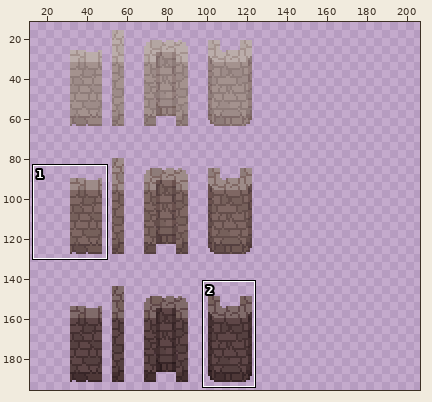
Sprite sheet, stored at Assets/Resources/Sprites/Buildings/CobblestoneWall.png. Above, an overview of the earlier version with the close-up marked.
Close-up. Earlier state:
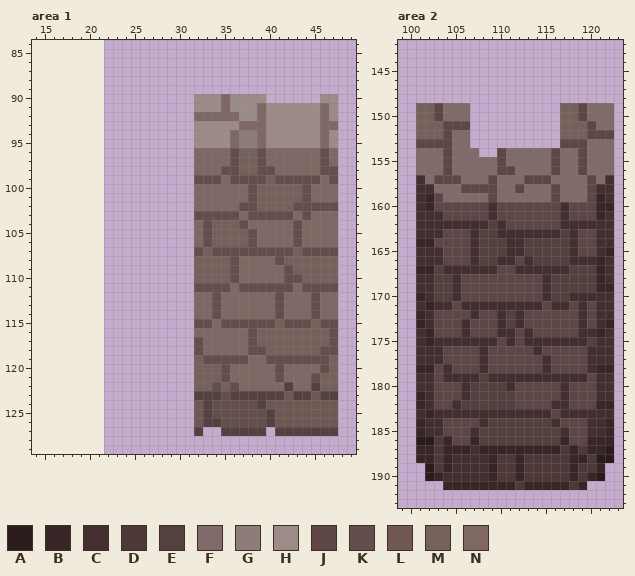
The file is 112x199 pixels. Pixels under 10% opacity are left out. Colours within 5 levels of each other are drawn and written as one. Shown: area 1: x 14..49, y 84..129; area 2: x 99..123, y 142..193. The old version is drawn lined up with the new one, on the new canvas. The wide view leaves out empty margins. The commit also changed other parts of the picture, which this record leaves out.
Palette (. is transparent): A #2a1b1d  B #372527  C #432f30  D #4e3838  E #554040  F #806b6a  G #8e7c79  H #9d8b88  J #5e4647  K #644e4b  L #6f5853  M #76605b  N #7f6763
Pixels before, area 1, first column x 32:
 90 HHHNHHHH......HH
 91 HHHNHHHNHHHHHHNH
 92 NNNNNHHNHHHHHHNH
 93 HHHHHNNNHHHHHHNN
 94 HHHHNGGNHHHHHHNH
 95 HHHHNGGNHHHHHHNH
 96 NNNNKMMKNNNNNNKN
 97 NNNNKMMKNNNNNNKN
 98 NNNKKMMKKNNNNNKK
 99 KKKNKKKKMKKKKKNK
100 NNNNNNKMMMMMKNNN
101 NNNNNNKMMMMMKNNN
102 NNNNNKKMMMMKKKKK
103 KKKKKNKKKKKNKNNN
104 NKMMMKNNNNNKNNNN
105 NKMMMMKNNNNKNNNN
106 NKMMMMKNNNNKNNNN
107 KMKKKKKKKKKMKKKK
108 MMMMKNNNNKMMMMMM
109 MMMMKNNNNNKMMMMM
110 MMMMKNNNNNKKMMMM
111 KKKKNKKKKKKNKKKK
112 NNKNNNNNNKNNNKNN
113 NNKNNNNNNKNNNKNN
114 NNKNNNNNNKNNNKNN
115 KKNKKKKKKMKKKMKK
116 NNNNNNKMMMMMMMMK
117 KNNNNNKMMMMMMMMK
118 KNNNNNKKMMMMMMKK
119 MKKKKKNNKKKKKKKM
120 MMMKNNNNNKNNNNKM
121 MMMKNNNNNKNNNKMM
122 MMKMKNNNNNENNEMM
123 EEEKEEEEEELEELEE
124 LEKKKKKELLLLLLLL
125 LEKKKKKKELLLLLLL
126 LEEKKKKKELLLLLLL
127 E..EEEEE.EEEEEEE
Pixels before, area 2, first column x 101:
149 MMJFFF..........MMJFFF
150 MMJFFF..........MMJFFF
151 MMMJJJ..........MMMJFF
152 MMMJFF..........MMMJJJ
153 JJJJFF..........JJJFFF
154 FFFJFFF..JFFFFFJFFJFFF
155 FFFJFFFFFJFFFFFJFFJFFF
156 FFFJFFFFFJJFFFFJFFJFFF
157 CFJJJFFFJFFFJJJFFFFJFC
158 CCFFFJJJJFFJFFFJFFFJCC
159 CBJFFFFFJFFFFFFJFFFJBC
160 CBJJJJJJCJJJJJJJCJJJBB
161 CCCJJJJJCJJJJJJJCJJJBC
162 CCCCCCCCECJJJJJJCCCCCC
163 CCCJJJCEECCCCCCCECJJCC
164 BBJJJJCEEECCEEEEECJJCC
165 CCCJJJCEEECCEEEEECJJCB
166 CCCJJJCEECCJCEEEECCCBC
167 BBECCCCCCJJCCCCCCEEEBC
168 CCEECJJJJJJJJJCEEEEEBC
169 CCEECJJJJJJJJJCEEEEEBB
170 BCEECJJJJJJJJJCEECCCCC
171 CBCCJCCCCCCCCCJCCJCJCC
172 BCJJJJCJJCECJJJJJJCJCC
173 BCJJJCJJJCECJJJJJJCJCB
174 CBJJJCJJJCCJCJJJJJCCBC
175 CBCCCCCCCJCJCCCCCCCECC
176 CCCJJJJCJJJJJCJJJJJCCC
177 CCCJJJJCJJJJJJCJJJJCCC
178 BBJCJJJCJJJJJJCJJJJCBB
179 CCJCCCCECCCCCCCCCCCJCC
180 CCJJJCEEEECJJJJJCJJJCC
181 BCJJJCEEEEEJJJJJCJJJCC
182 BCJJCEEEEEEJJJJCCJJJBB
183 CBCCCCCCCCCCCCCJCCCCCC
184 BCCJJJJCEEEEEEECJJJCCB
185 BCCJJJCEEEEEEEEECJJCCB
186 AADBJJBEEEEEEEEEBJJBBB
187 BBDBBBCBBBBBBBBBDBDBBA
188 BBDBCCCCBDDBDDDDDBBDAA
189 .ADBCCCCBDDBDDDDDBDDB.
190 .ABCCCCCBDDBDDDDDBDBA.
191 ...BBBBBBBBDBBBBBDB...
The result:
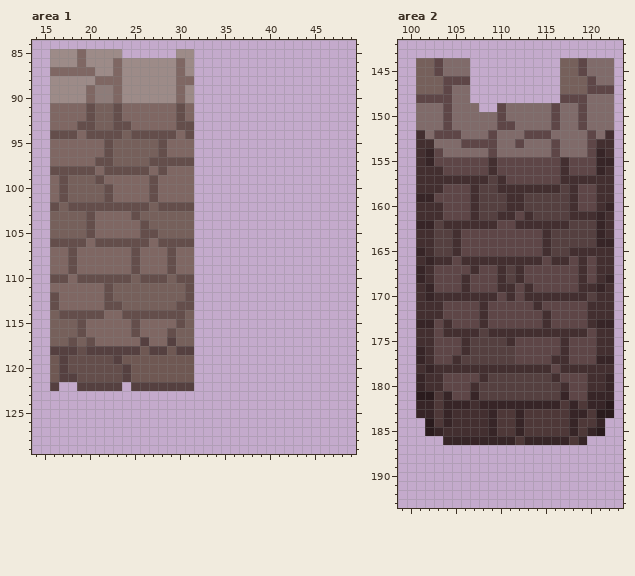
Change:
canvas 112x199 -> 211x199, the old top-left corner now at 22,7 (the part of the old canvas that was cut away was empty and is not shown)
Changed rows in their new state; - is an unchanged pixel.
Area 1:
first column x 16:
 85 HHHNHHHH------HH----------------
 86 HHHNHHHNHHHHHHNH----------------
 87 NNNNNHHNHHHHHHNH----------------
 88 HHHHHNNNHHHHHHNN----------------
 89 HHHHNGGNHHHHHHNH----------------
 90 HHHHNGGNHHHHHHNH........------..
 91 NNNNKMMKNNNNNNKN................
 92 NNNNKMMKNNNNNNKN................
 93 NNNKKMMKKNNNNNKK................
 94 KKKNKKKKMKKKKKNK................
 95 NNNNNNKMMMMMKNNN................
 96 NNNNNNKMMMMMKNNN................
 97 NNNNNKKMMMMKKKKK................
 98 KKKKKNKKKKKNKNNN................
 99 NKMMMKNNNNNKNNNN................
100 NKMMMMKNNNNKNNNN................
101 NKMMMMKNNNNKNNNN................
102 KMKKKKKKKKKMKKKK................
103 MMMMKNNNNKMMMMMM................
104 MMMMKNNNNNKMMMMM................
105 MMMMKNNNNNKKMMMM................
106 KKKKNKKKKKKNKKKK................
107 NNKNNNNNNKNNNKNN................
108 NNKNNNNNNKNNNKNN................
109 NNKNNNNNNKNNNKNN................
110 KKNKKKKKKMKKKMKK................
111 NNNNNNKMMMMMMMMK................
112 KNNNNNKMMMMMMMMK................
113 KNNNNNKKMMMMMMKK................
114 MKKKKKNNKKKKKKKM................
115 MMMKNNNNNKNNNNKM................
116 MMMKNNNNNKNNNKMM................
117 MMKMKNNNNNENNEMM................
118 EEEKEEEEEELEELEE................
119 LEKKKKKELLLLLLLL................
120 LEKKKKKKELLLLLLL................
121 LEEKKKKKELLLLLLL................
122 E--EEEEE-EEEEEEE................
123 ----------------................
124 ----------------................
125 ----------------................
126 ----------------................
127 ----------------.--.....-.......
Area 2:
first column x 101:
144 MMJFFF----------MMJFFF
145 MMJFFF----------MMJFFF
146 MMMJJJ----------MMMJFF
147 MMMJFF----------MMMJJJ
148 JJJJFF----------JJJFFF
149 FFFJ--F--JFFFFFJFF----
150 FFFJ--FFFJFFFFFJFF----
151 FFF-FFFFFJJFFFFJFFJF--
152 CFJ-J-FFJFFFJJJFFFF-FC
153 CCFF-JJJJFFJFFFJFFFJCC
154 CBJF---FJF--------FJBC
155 CBJ-JJJJC-JJJJJ-CJ-JBB
156 CCC-JJJJC--JJJJ-CJ-JBC
157 -CCCCCCCECJJ---JCCCCC-
158 --CJJ-CEECCCCCCCECJ---
159 B--JJJCEEECCEEEEECJ-C-
160 -CC---CEEECCEEEEEC--C-
161 ------CEECC-CEEEECCC--
162 BBE-----CJ-CCCCC-EEEB-
163 --EEC-JJJJJJJJ-E-EEEB-
164 CCEEC-JJJJJJJJC--EEEBB
165 B-EEC-JJJJJJJJC---CC-C
166 -B-C-C-CC--C-CJCCJ-JC-
167 -CJJJJ-JJCE-JJJJJJCJC-
168 B-JJJC---CEC--JJJJCJCB
169 -BJJJC---CC-C-JJJJCC-C
170 CBCC-CCCC-C-CC-CC--E--
171 -C-J-JJ-JJJJJ--JJ-JC--
172 C-C---JC-JJJ--C---JC--
173 -B-C-J-C-JJJ--C---JCB-
174 -C-CC-CEC--C-CCCCC-JC-
175 -CJJJ-EEEE--JJJJ-JJJ--
176 B-J--CEEEEE--J--C--J--
177 B-J-CEEEEEE---JCC--JBB
178 C-C-CCC-CCCCCC--CCC-CC
179 B-CJJJJCEEEEEEE-JJJC-B
180 B-C--JC---EEEEEE---C-B
181 AADB-JB----EEEEEB--BBB
182 -BDBBBCBBBBBBBBBDBDB-A
183 B-DB----BDDBDDDDDBBDAA
184 .ADBCCC-BDDBDDDDDBDDB.
185 .ABCCC-CBDDBDDDDDBDBA.
186 ...-BB-BBBBDBBBB-DB...
187 ......................
188 ......................
189 -....................-
190 -....................-
191 ---................---
Boxes around the changes in both close-ups, in picture pixels (x1, y1, x2, y2):
changed: (50, 49, 338, 436)
changed: (416, 58, 614, 490)
